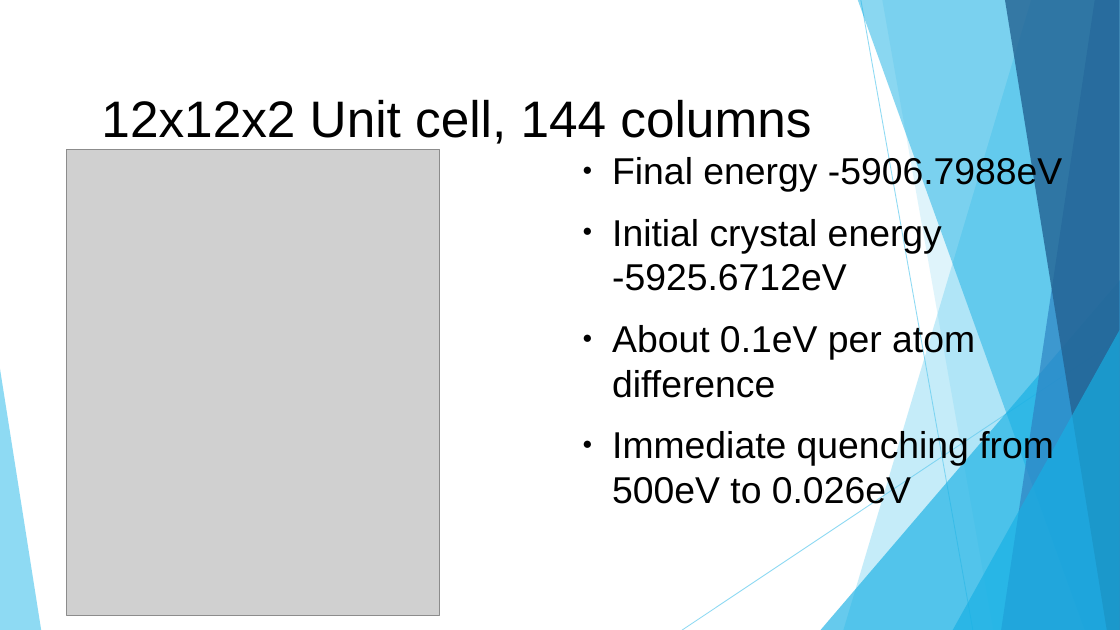
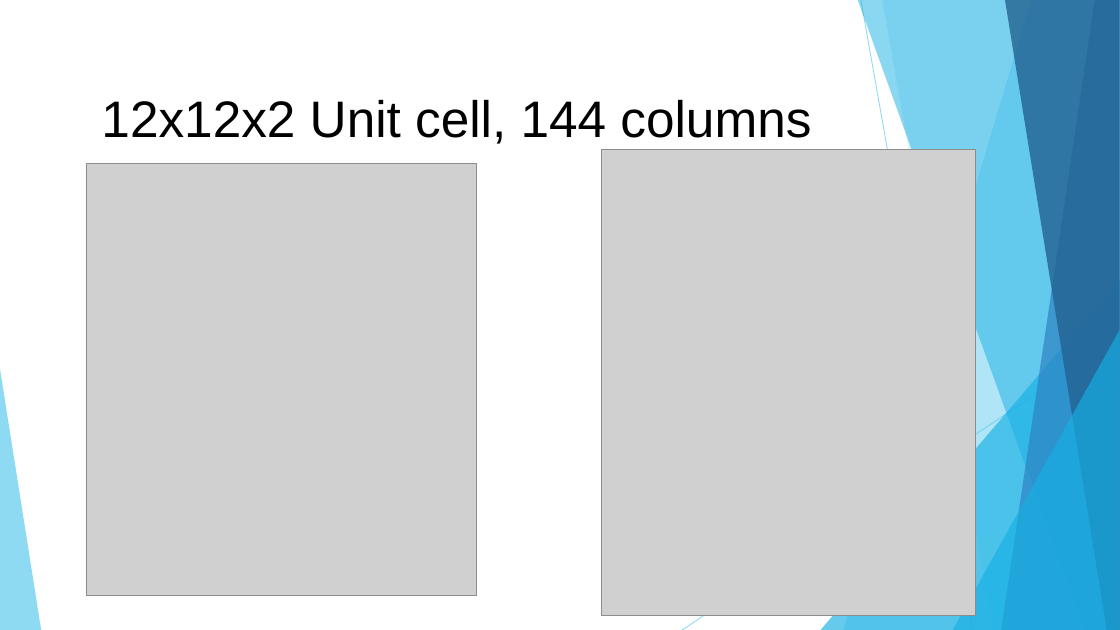
Before and after one commit to OFThomas/amorphMgO, a slide deck: slide 4 of 1816Amorphous MgO Triple Junctions.odp (slide 3 before the commit). Drawn at 1120x630 pixels with LibreOffice and Linux fonts; fonts in the diff are those of the drawing; grey boxes stand for pictures. Boxes give left, top, right and bottom in pixels: in the first picture for what was removed or moved away, otherwise in the second. Text is boxed around its words. In the diff, an @@ line names an element or a change of style, - is before the commit and + after.

```diff
--- a/1816Amorphous MgO Triple Junctions.odp
+++ b/1816Amorphous MgO Triple Junctions.odp
@@ picture: place and size @@
-picture at [66,150,440,616]
+picture at [86,163,476,595]
@@ picture added at [602,150,976,616] @@
@@ text removed at [612,155,1062,510] @@
-● Final energy -5906.7988eV
-● Initial crystal energy -5925.6712eV
-● About 0.1eV per atom difference
-● Immediate quenching from 500eV to 0.026eV
```
Also in this commit, not shown: 3 other slides changed, 1 slide added, 4 other files.
